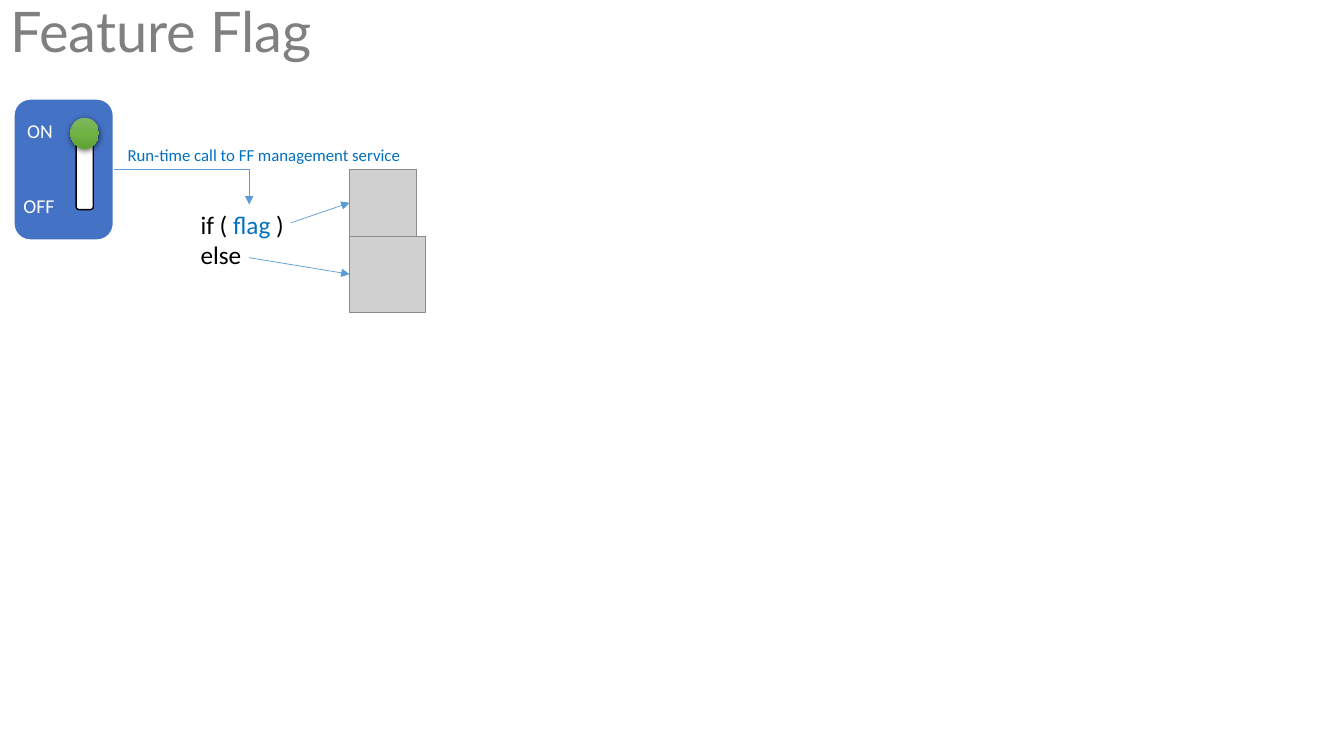
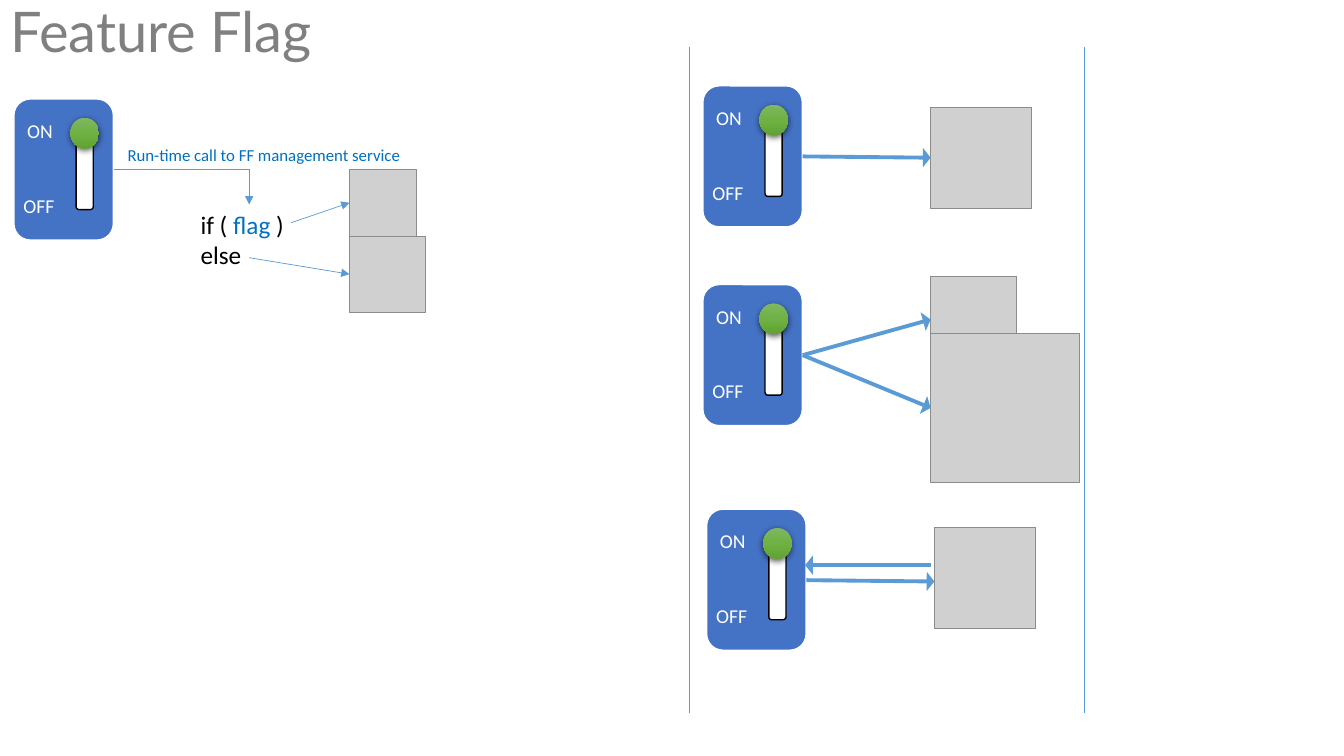
Before and after one commit to ALM-Rangers/Guidance, a slide deck: slide 13 of src/DevOps/Illustrations.pptx. Drawn at 1344x756 pixels with LibreOffice and Linux fonts; fonts in the diff are those of the drawing; grey boxes stand for pictures. Boxes give left, top, right and bottom in pixels: in the first picture for what was removed or moved away, otherwise in the second. Text is boxed around its words. In the diff, an @@ line names an element or a change of style, - is before the commit and + after.

```diff
--- a/src/DevOps/Illustrations.pptx
+++ b/src/DevOps/Illustrations.pptx
@@ line added from (690, 47) to (690, 713), #5B9BD5 0.5 pt @@
@@ line added from (1085, 47) to (1085, 713), #5B9BD5 0.5 pt @@
@@ rounded rectangle added at (703,86,803,228), fill #4472C4, outline #FFFFFF 1.5 pt @@
@@ text added at (716,112,742,125), 14 pt, text #FFFFFF @@
+ON
@@ ellipse added at (759,105,787,136), fill gradient #81B861 to #6FB242 to #62A336 @@
@@ rounded rectangle added at (765,118,782,197), fill #FFFFFF, outline #000000 1 pt @@
@@ picture added at (931,107,1031,208) @@
@@ arrow added from (803, 156) to (931, 157), #5B9BD5 2.75 pt @@
@@ text added at (712,187,743,200), 14 pt, text #FFFFFF @@
+OFF
@@ rounded rectangle added at (703,284,803,426), fill #4472C4, outline #FFFFFF 1.5 pt @@
@@ picture added at (931,276,1017,363) @@
@@ text added at (716,311,742,324), 14 pt, text #FFFFFF @@
+ON
@@ ellipse added at (759,303,787,335), fill gradient #81B861 to #6FB242 to #62A336 @@
@@ rounded rectangle added at (765,317,782,395), fill #FFFFFF, outline #000000 1 pt @@
@@ arrow added from (803, 355) to (931, 320), #5B9BD5 2.75 pt @@
@@ arrow added from (803, 355) to (931, 408), #5B9BD5 2.75 pt @@
@@ picture added at (931,334,1080,483) @@
@@ text added at (712,385,743,398), 14 pt, text #FFFFFF @@
+OFF
@@ rounded rectangle added at (707,509,807,651), fill #4472C4, outline #FFFFFF 1.5 pt @@
@@ text added at (720,535,746,548), 14 pt, text #FFFFFF @@
+ON
@@ ellipse added at (763,528,791,560), fill gradient #81B861 to #6FB242 to #62A336 @@
@@ picture added at (935,528,1035,629) @@
@@ rounded rectangle added at (769,541,786,620), fill #FFFFFF, outline #000000 1 pt @@
@@ arrow added from (931, 566) to (806, 566), #5B9BD5 2.75 pt @@
@@ arrow added from (807, 581) to (935, 582), #5B9BD5 2.75 pt @@
@@ text added at (716,610,747,623), 14 pt, text #FFFFFF @@
+OFF
```
Also in this commit, not shown: 4 other files.
